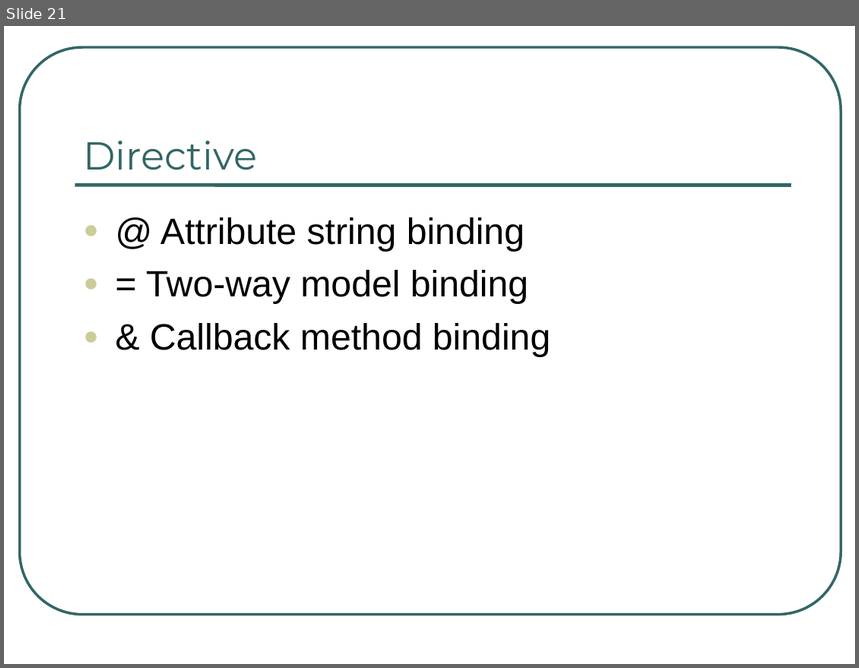
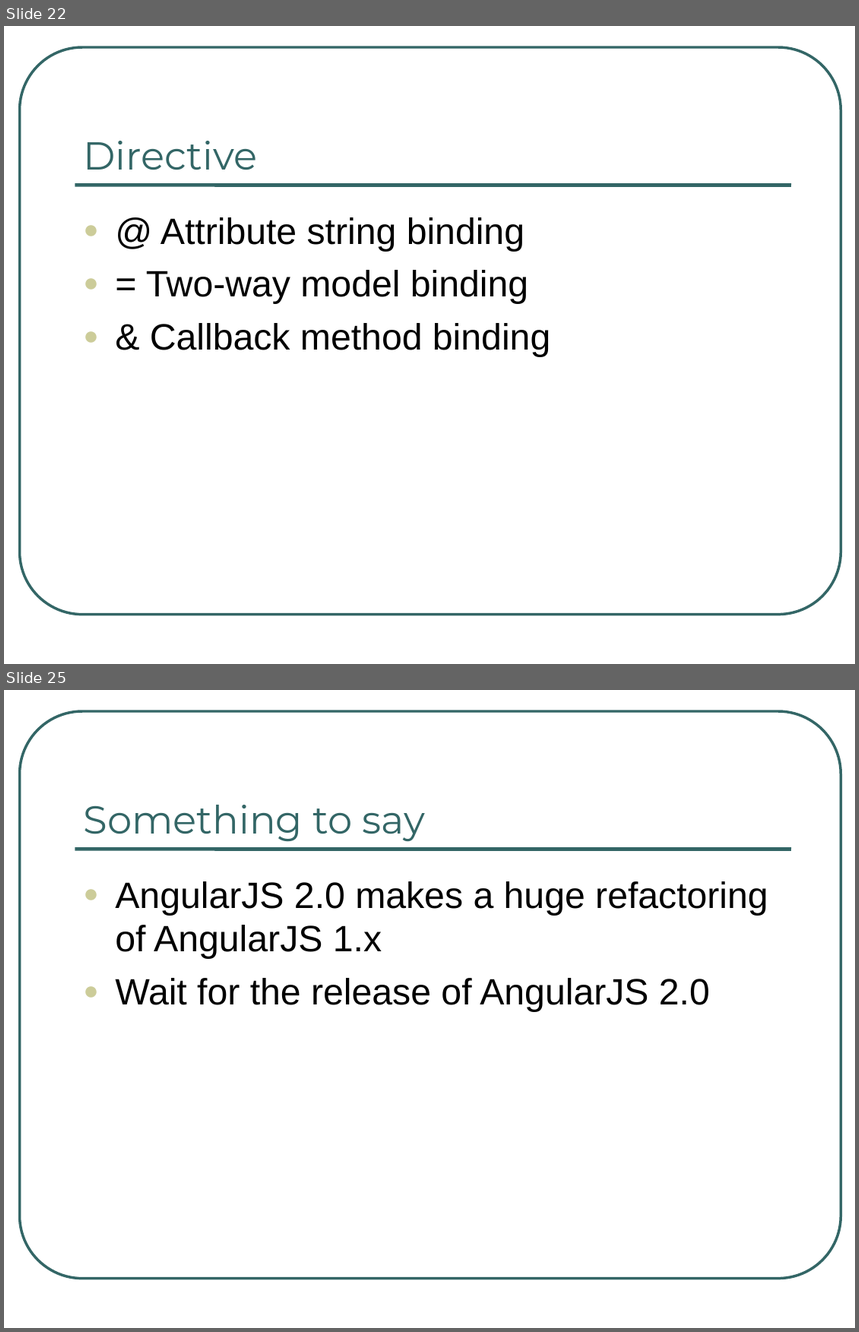
Before and after one commit to darlingtld/AngularJSTS, a slide deck: AngularJS_techshare.ppt. Shown one above the other, each under a label of ours: slide 21 before the commit, slides 22 and 25 after it; the slides between them are not shown. The pictures are 859x668 and 859x1332 pixels, drawn with LibreOffice and Linux fonts; fonts in the diff are those of the drawing. Boxes give left, top, right and bottom in pixels: in the first picture for what was removed or moved away, otherwise in the second. Text is boxed around its words. In the diff, an @@ line names an element or a change of style, - is before the commit and + after.

```diff
--- a/AngularJS_techshare.ppt
+++ b/AngularJS_techshare.ppt
@@ slide 25 added at [4,690,855,1328], background #FFFFFF; not listed: 2 template elements that a slide beside it also shows @@
@@ title added at [84,805,426,842], 33 pt, text #336666 @@
+Something to say
@@ text added at [115,882,769,1012], 31 pt, text #000000 @@
+● AngularJS 2.0 makes a huge refactoring of AngularJS 1.x
+● Wait for the release of AngularJS 2.0
@@ what was slide 21 is now slide 22 @@
```
Also in this commit, not shown: 3 other slides added, 3 other files.
